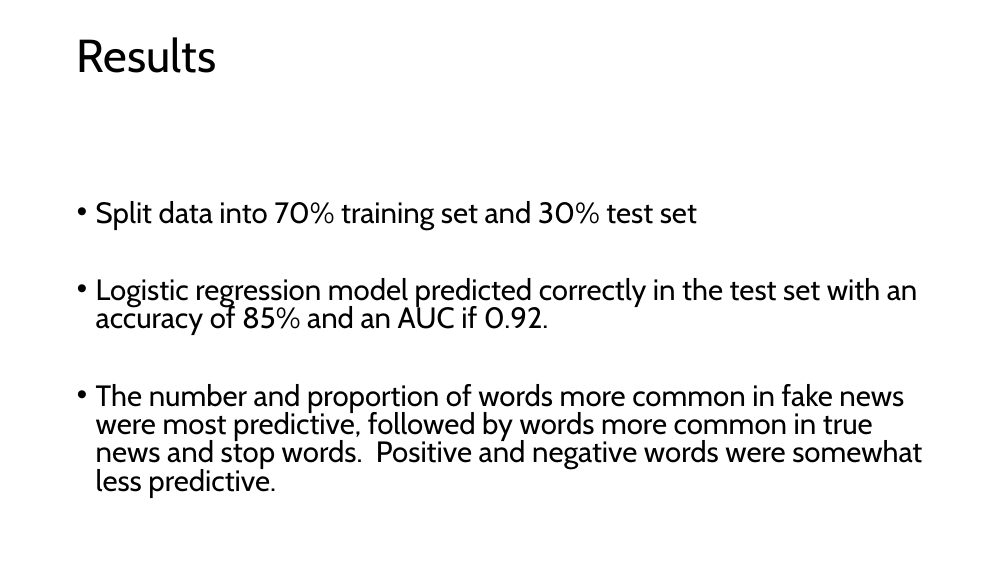
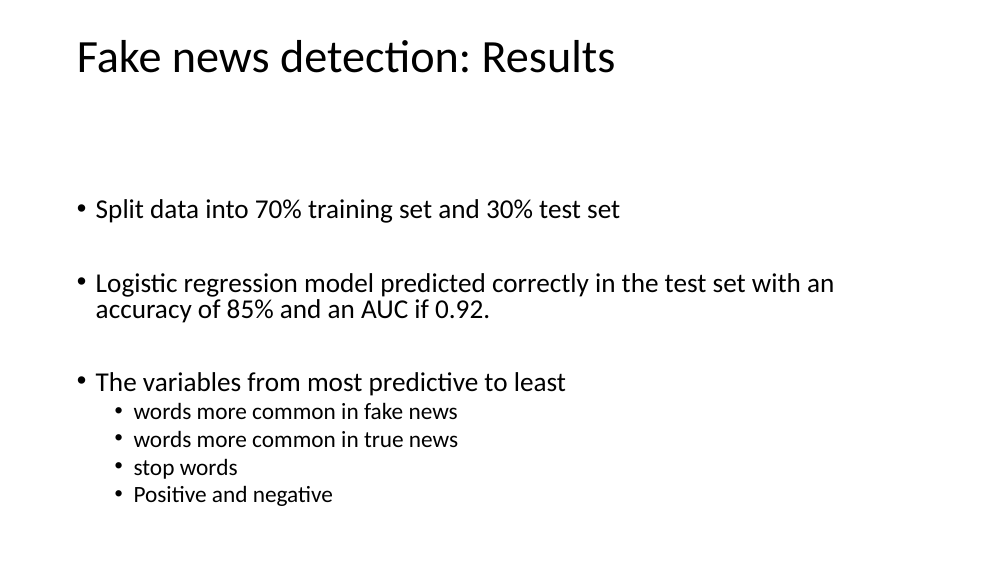
Before and after one commit to gwustudent123/csci_6221, a slide deck: slide 6 of Demo/Fake news detection with R.pptx. Drawn at 1008x567 pixels with LibreOffice and Linux fonts; fonts in the diff are those of the drawing. Boxes give left, top, right and bottom in pixels: in the first picture for what was removed or moved away, otherwise in the second. Text is boxed around its words. In the diff, an @@ line names an element or a change of style, - is before the commit and + after.

```diff
--- a/Demo/Fake news detection with R.pptx
+++ b/Demo/Fake news detection with R.pptx
@@ title at (77, 40, 616, 73): text changed; font Cabin to Calibri @@
-Results
+Fake news detection: Results
@@ text at (96, 199, 834, 323): size 28 to 25.9 pt, font Cabin to Calibri in "Split data into 70% training set and ...", "Logistic regression model predicted correctly in the ..." @@
@@ text at (96, 372, 566, 506): text changed; size 28 to 22.2 pt; font Cabin to Calibri @@
-• The number and proportion of words more common in fake news were most predictive, followed by words more common in true news and stop words. Positive and negative words were somewhat less predictive.
+• The variables from most predictive to least
+  • words more common in fake news
+  • words more common in true news
+  • stop words
+  • Positive and negative
```
Also in this commit, not shown: 6 other slides changed, 2 other files.
